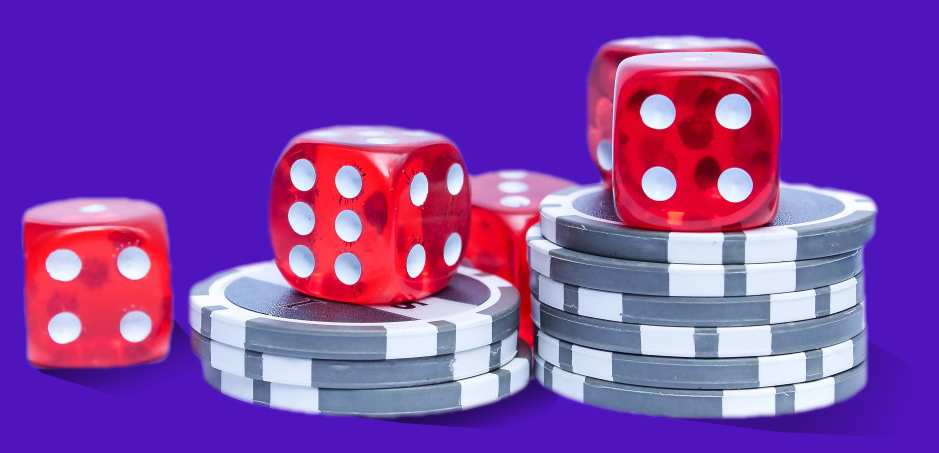
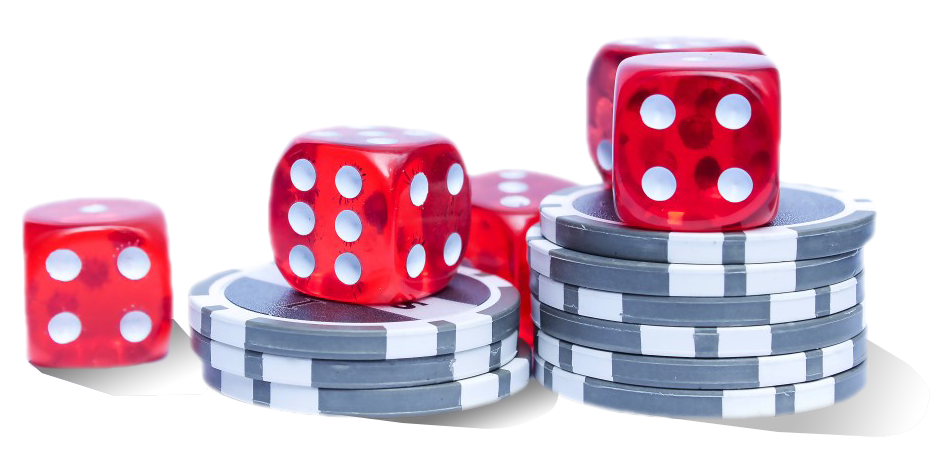
Layers edited between the first and the second 939px x 453px image:
hid "Calque 3" over (0, 0, 939, 453)
